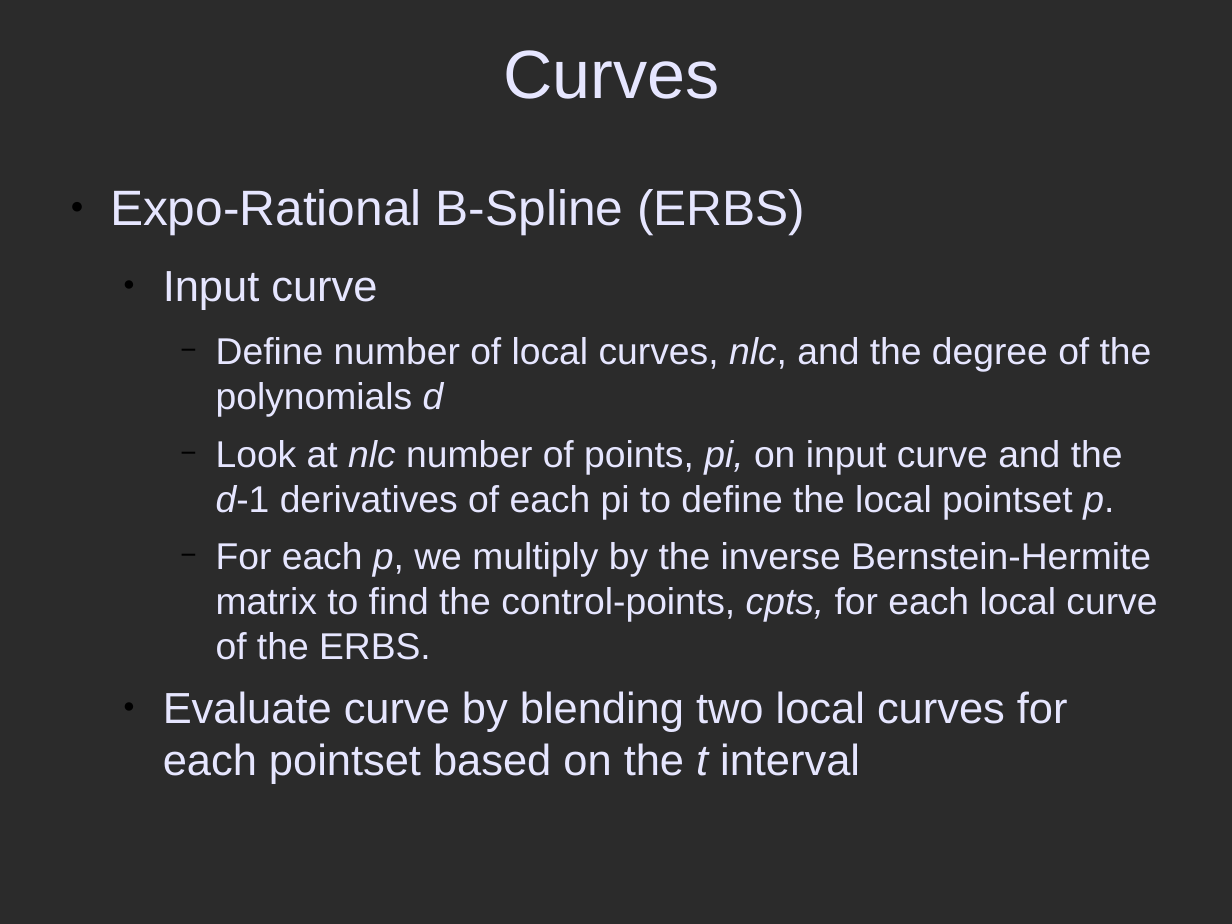
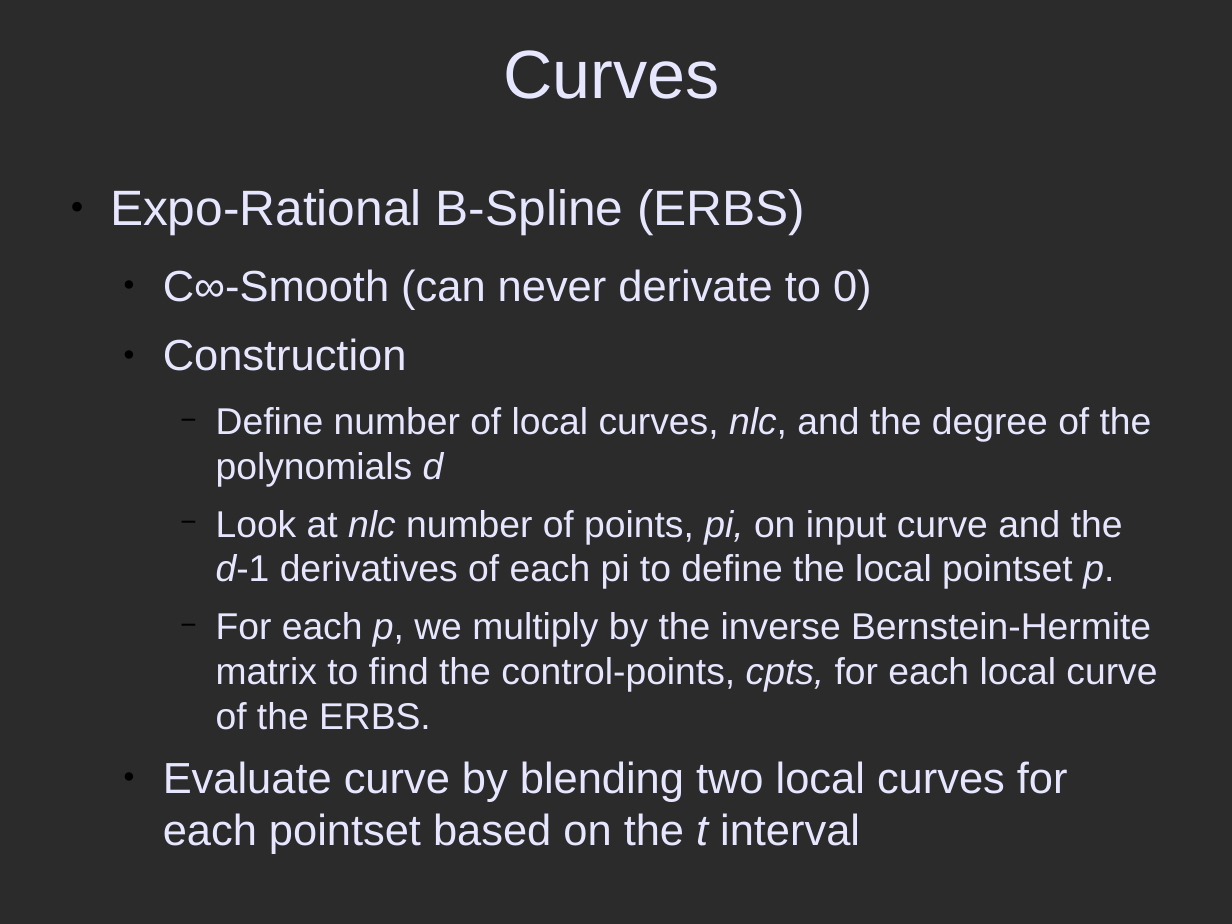
Before and after one commit to ptrefall/geomod2specialeffects, a slide deck: slide 6 of geomod2_presentation.odp (slide 5 before the commit). Drawn at 1232x924 pixels with LibreOffice and Linux fonts; fonts in the diff are those of the drawing; background and template pictures are left out; a plain dark background stands for a picture behind light text. Boxes give left, top, right and bottom in pixels: in the first picture for what was removed or moved away, otherwise in the second. Text is boxed around its words. In the diff, an @@ line names an element or a change of style, - is before the commit and + after.

```diff
--- a/geomod2_presentation.odp
+++ b/geomod2_presentation.odp
@@ text at [163, 269, 872, 371]: text changed @@
-  ● Input curve
+  ● C∞-Smooth (can never derivate to 0)
+  ● Construction
```
Also in this commit, not shown: 1 other slide changed, 1 slide added, 3 other files.
